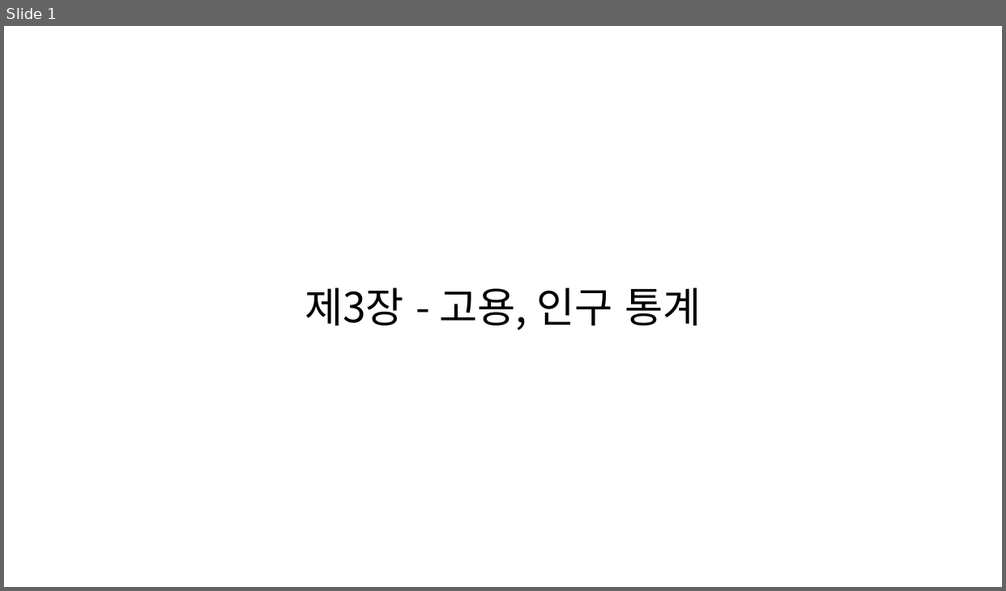
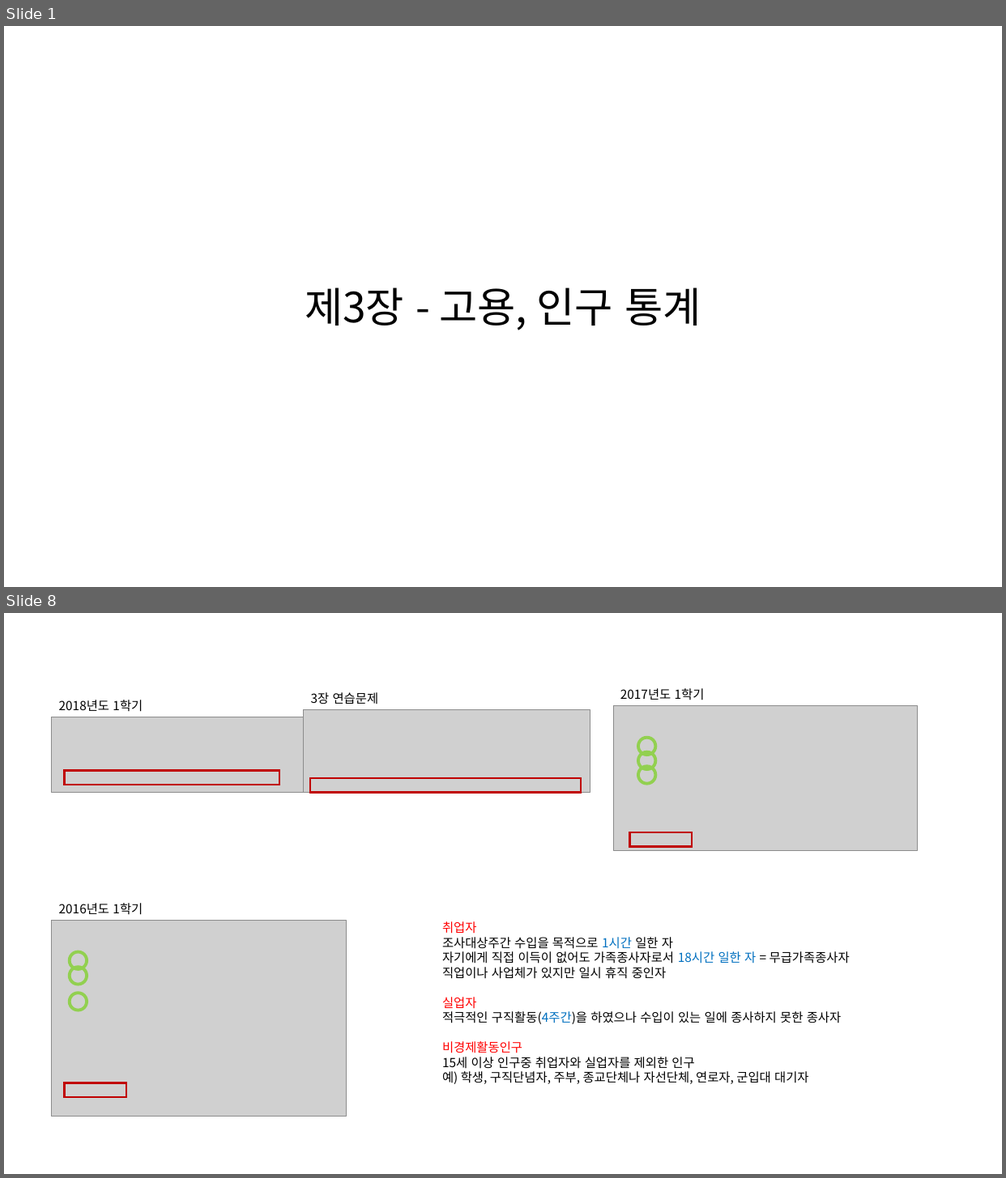
Before and after one commit to KNOU-STUDY/KNOU-UNDERSTANDING-NATIONAL-STATISTICS, a slide deck: previous_question/3장-고용,임금 통계.pptx. Shown one above the other, each under a label of ours: slide 1 before the commit, slides 1 and 8 after it; the slides between them are not shown. The pictures are 1006x591 and 1006x1178 pixels, drawn with LibreOffice and Linux fonts; fonts in the diff are those of the drawing; grey boxes stand for pictures. Boxes give left, top, right and bottom in pixels: in the first picture for what was removed or moved away, otherwise in the second. Text is boxed around its words. In the diff, an @@ line names an element or a change of style, - is before the commit and + after.

```diff
--- a/previous_question/3장-고용,임금 통계.pptx
+++ b/previous_question/3장-고용,임금 통계.pptx
@@ slide 8 added at (4,613,1002,1174), background #FFFFFF @@
@@ text added at (59,700,143,712), 12 pt, text #000000 @@
+2018년도 1학기
@@ text added at (311,692,379,704), 12 pt, text #000000 @@
+3장 연습문제
@@ picture added at (613,706,918,850) @@
@@ text added at (620,688,705,700), 12 pt, text #000000 @@
+2017년도 1학기
@@ picture added at (51,717,303,793) @@
@@ picture added at (304,710,591,793) @@
@@ ellipse added at (638,737,655,755), outline #92D050 3 pt @@
@@ ellipse added at (638,752,655,769), outline #92D050 3 pt @@
@@ rectangle added at (65,771,279,786), outline #C00000 2 pt @@
@@ rectangle added at (310,778,582,793), outline #C00000 2 pt @@
@@ ellipse added at (638,766,655,784), outline #92D050 3 pt @@
@@ rectangle added at (630,833,692,846), outline #C00000 2 pt @@
@@ text added at (59,903,143,915), 12 pt, text #000000 @@
+2016년도 1학기
@@ picture added at (51,920,346,1117) @@
@@ text added at (442,922,850,1084), 12 pt, text #000000 @@
+취업자
+조사대상주간 수입을 목적으로 1시간 일한 자
+자기에게 직접 이득이 없어도 가족종사자로서 18시간 일한 자 = 무급가족종사자
+직업이나 사업체가 있지만 일시 휴직 중인자
+실업자
+적극적인 구직활동(4주간)을 하였으나 수입이 있는 일에 종사하지 못한 종사자
+비경제활동인구
+15세 이상 인구중 취업자와 실업자를 제외한 인구
+예) 학생, 구직단념자, 주부, 종교단체나 자선단체, 연로자, 군입대 대기자
@@ ellipse added at (69,952,87,969), outline #92D050 3 pt @@
@@ ellipse added at (69,967,87,984), outline #92D050 3 pt @@
@@ ellipse added at (69,994,87,1011), outline #92D050 3 pt @@
@@ rectangle added at (65,1083,127,1097), outline #C00000 2 pt @@
```
Also in this commit, not shown: 2 slides changed, 9 other slides added, 16 slides removed.
